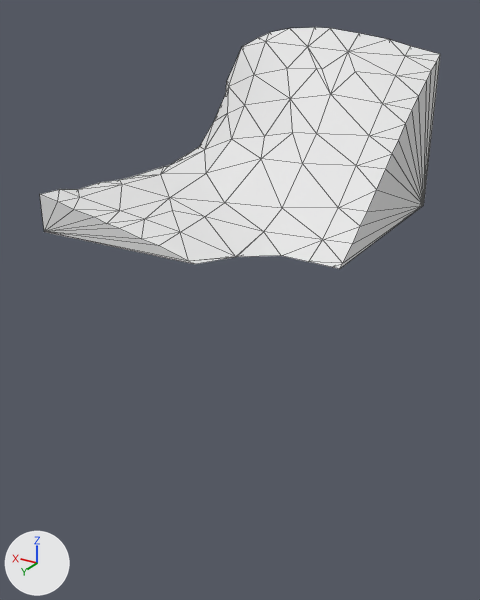
Before and after pictures for a commit that changed the glTF model assets/terrain/surface_pieces/surf_5_4.glb.
Before and after are seen from a camera (50 mm lens) standing at (-88.42, 97.58, -11.61) and looking at (-82.53, 87.78, -16.51). Arrows for +X, +Y and +Z are at lower left; the lights stay in place. The picture after the commit comes second. Mesh edges are drawn as thin lines. Where no turn or scale is listed for an object, it has been applied to the vertices.

In view in the first picture: 'geometry_0'.
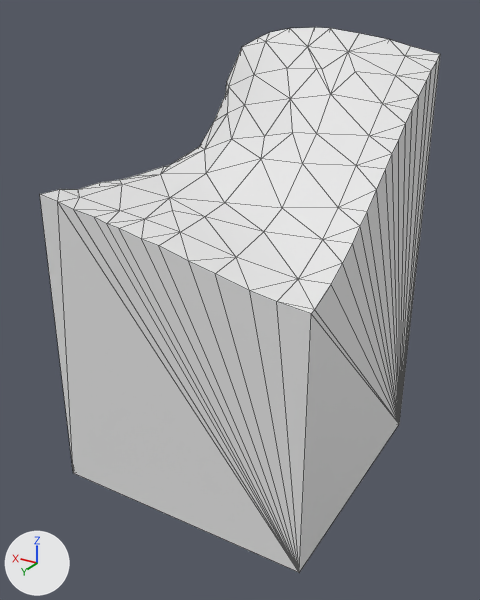
What differs and where, as boxes [x1, y1, x2, y2] in the pictures (480 x 600 px; the box of a moved part takes in the faces that stretch with it):
'geometry_0', reshaped (125% taller): before [40, 27, 440, 269]; after [40, 27, 440, 573]
part 1 of me_geometry_0, moved or reshaped: before [43, 56, 440, 269]; after [43, 56, 440, 573]

The change, as a diff of the scene's bpy script:
```diff
--- a/assets/terrain/surface_pieces/surf_5_4.glb.py
+++ b/assets/terrain/surface_pieces/surf_5_4.glb.py
@@ me_geometry_0 @@
 # used by ob_geometry_0; location = (0.0, 0.0, 0.0)
-me_geometry_0.from_pydata(...)  # 106 vertices, 208 faces; spans x -85.0..-80.0, y 85.0..90.0, z -15.0..-11.84
+me_geometry_0.from_pydata(...)  # 106 vertices, 208 faces; spans x -85.0..-80.0, y 85.0..90.0, z -20.0..-11.84
+# me_geometry_0 part 1
+# 11 vertices are removed from x -85.0..-80.0, y 85.0..90.0, z -15.0
+# 76 faces are deleted
+# 1 vertex moves from x -84.88, y 89.07, z -15.0 to x -85.0, y 89.37, z -15.15
+# 11 vertices are added at x -85.0..-80.0, y 85.0..90.0, z -20.0..-15.0
+# 76 new faces join them
```
